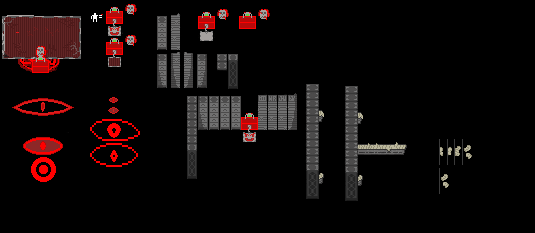
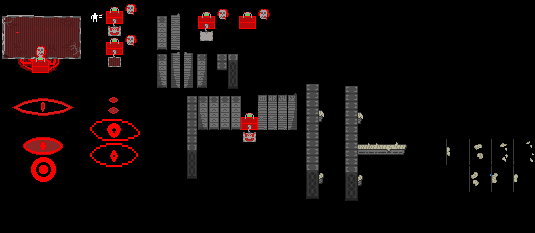
Layers edited between the first and the second 535 × 233 image:
moved "Слой 11" into group "Группа видео 2" over [439, 168, 449, 194]
moved "Слой 10" into group "Группа видео 2" over [439, 168, 446, 194]
moved "Слой 9" into group "Группа видео 2" over [439, 168, 445, 194]
moved "Слой 8" into group "Группа видео 2" over [439, 168, 443, 194]
renamed "Слой 7" to "Слой 18", painted on it over [439, 139, 534, 194]
